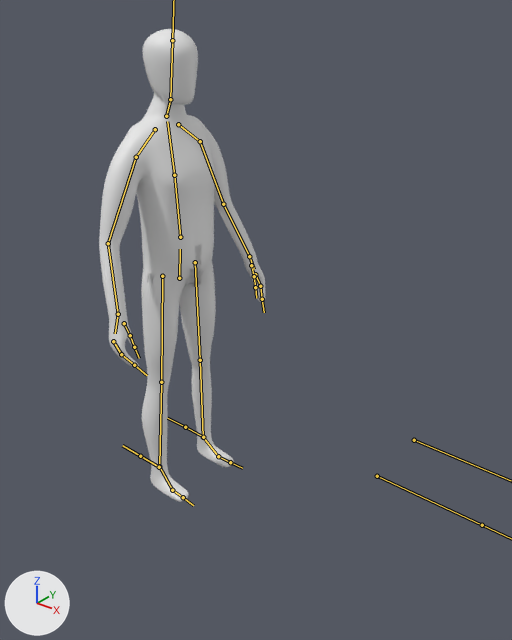
Two versions of the FBX model Content/Models/Character.fbx, one commit apart.
The view is the same before and after, from a 50 mm lens placed at (1.84, -1.82, 2.0), pointed at (0.36, 0.02, 0.86). Every picture has the same lights, and +X, +Y and +Z are marked at lower left. The bones that bend it are drawn over the model as lines.

Names of what the first picture shows: 'Character'.
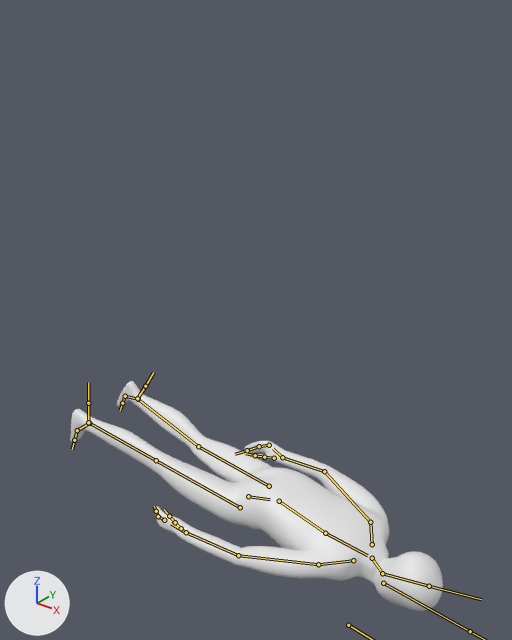
The newer file adds an action. The first version stands in its rest pose; the second is drawn at frame 209 of the action 'CharacterRoot|Death'.

The change in detail:
Bone 'Hips' (bone_hips) moves from (0.0, 0.0, 0.0) to (-0.016, -0.845, 0.432).
Bone 'Hips' (bone_hips) turns from (0, 0, 0) to (63, -3, 0) degrees about its own x, y and z.
Bone 'Spine' (bone_spine) turns from (0, 0, 0) to (36, -3, 0) degrees about its own x, y and z.
Bone 'Chest' (bone_chest) turns from (0, 0, 0) to (-6, 0, 0) degrees about its own x, y and z.
Bone 'Neck' (bone_neck) turns from (0, 0, 0) to (13, 0, 0) degrees about its own x, y and z.
Bone 'Head' (bone_head) turns from (0, 0, 0) to (-44, 2, 0) degrees about its own x, y and z.
Bone 'UpperArm.L' (bone_upperarm_l) turns from (0, 0, 0) to (0, 1, -10) degrees about its own x, y and z.
Bone 'LowerArm.L' (bone_lowerarm_l) turns from (0, 0, 0) to (-5, 2, -1) degrees about its own x, y and z.
Bone 'UpperArm.R' (bone_upperarm_r) turns from (0, 0, 0) to (19, 7, 8) degrees about its own x, y and z.
Bone 'LowerArm.R' (bone_lowerarm_r) turns from (0, 0, 0) to (-34, -4, 0) degrees about its own x, y and z.
Bone 'UpperLeg.L' (bone_upperleg_l) turns from (0, 0, 0) to (-21, -16, 8) degrees about its own x, y and z.
Bone 'LowerLeg.L' (bone_lowerleg_l) turns from (0, 0, 0) to (-17, 0, 1) degrees about its own x, y and z.
Bone 'Foot.L' (bone_foot_l) turns from (0, 0, 0) to (-23, 16, -16) degrees about its own x, y and z.
Bone 'UpperLeg.R' (bone_upperleg_r) turns from (0, 0, 0) to (-30, 20, -13) degrees about its own x, y and z.
Bone 'Foot.R' (bone_foot_r) turns from (0, 0, 0) to (-7, -18, 20) degrees about its own x, y and z.
Bone 'Toes.R' (bone_toes_r) turns from (0, 0, 0) to (-6, 0, 8) degrees about its own x, y and z.

Where the change shows, as pixel boxes (x1, y1, x2, y2) in the pictures (512 x 640 px):
'Character', posed (124% wider, 51% shorter)
    before: (99, 29, 265, 502)
    after: (70, 381, 443, 611)
bone 'Hips', root to tip
    before: (179, 278) to (180, 249)
    after: (248, 496) to (270, 499)
bone 'Spine', root to tip
    before: (180, 237) to (174, 175)
    after: (279, 501) to (325, 533)
bone 'Chest', root to tip
    before: (174, 175) to (167, 121)
    after: (325, 533) to (367, 555)
bone 'Neck', root to tip
    before: (166, 116) to (170, 99)
    after: (372, 558) to (382, 573)
bone 'Head', root to tip
    before: (170, 99) to (172, 40)
    after: (382, 573) to (429, 586)
bone 'UpperArm.L', root to tip
    before: (200, 141) to (223, 204)
    after: (370, 522) to (324, 471)
bone 'LowerArm.L', root to tip
    before: (223, 204) to (249, 256)
    after: (324, 471) to (282, 457)
bone 'UpperArm.R', root to tip
    before: (136, 157) to (108, 243)
    after: (318, 564) to (238, 555)
bone 'LowerArm.R', root to tip
    before: (108, 243) to (118, 314)
    after: (238, 555) to (186, 532)
bone 'UpperLeg.L', root to tip
    before: (195, 262) to (200, 360)
    after: (269, 486) to (198, 446)
bone 'LowerLeg.L', root to tip
    before: (200, 360) to (203, 437)
    after: (198, 446) to (138, 399)
bone 'Foot.L', root to tip
    before: (203, 437) to (218, 456)
    after: (138, 399) to (125, 396)
bone 'UpperLeg.R', root to tip
    before: (162, 276) to (161, 382)
    after: (240, 507) to (156, 460)
bone 'Foot.R', root to tip
    before: (159, 466) to (172, 490)
    after: (89, 423) to (77, 430)
bone 'Toes.R', root to tip
    before: (172, 490) to (183, 497)
    after: (77, 430) to (74, 440)
